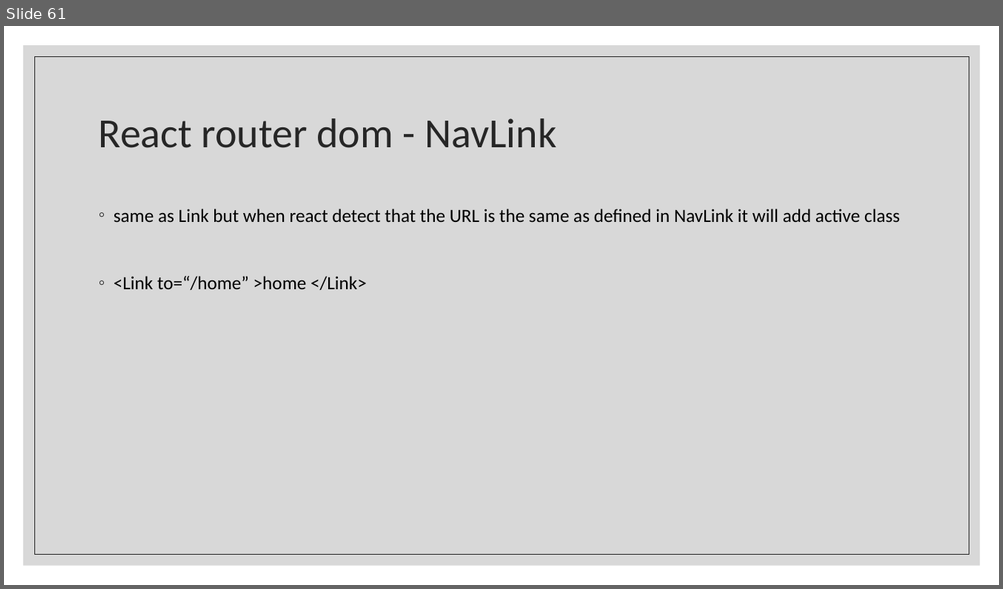
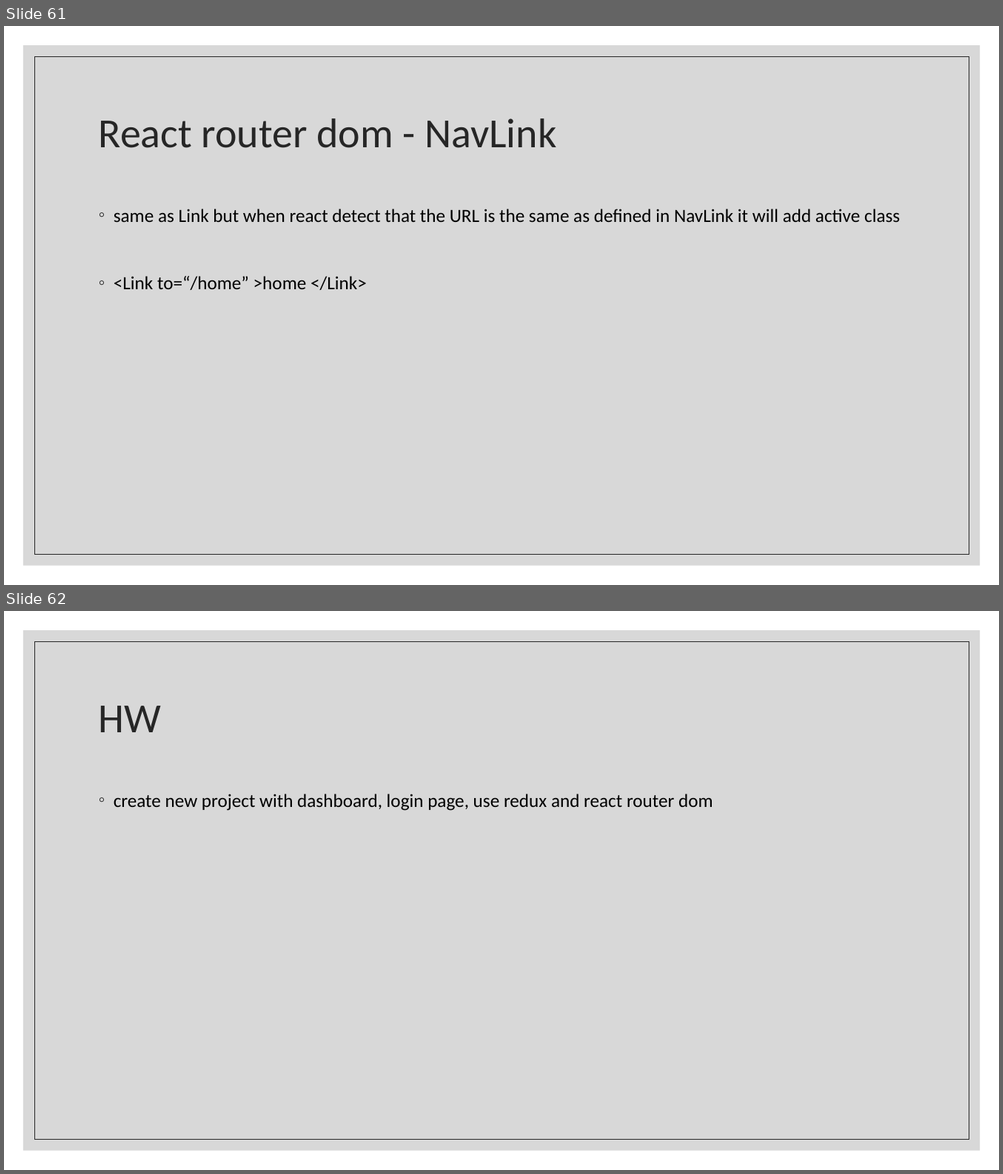
Before and after one commit to Rlss91/ht_W011121MR_morning_first-project, a slide deck: docs/React.pptx. Shown one above the other, each under a label of ours: slide 61 before the commit, slides 61 and 62 after it. The pictures are 1003x589 and 1003x1174 pixels, drawn with LibreOffice and Linux fonts; fonts in the diff are those of the drawing. Boxes give left, top, right and bottom in pixels: in the first picture for what was removed or moved away, otherwise in the second. Text is boxed around its words. In the diff, an @@ line names an element or a change of style, - is before the commit and + after.

Commit message:
docs

```diff
--- a/docs/React.pptx
+++ b/docs/React.pptx
@@ slide 62 added at (4, 611, 999, 1170), background #FFFFFF; not listed: 2 template elements that a slide beside it also shows @@
@@ title added at (99, 706, 162, 732), 40 pt, text #262626 @@
+HW
@@ text added at (114, 794, 713, 811), 18 pt, text #000000 @@
+◦ create new project with dashboard, login page, use redux and react router dom
```
